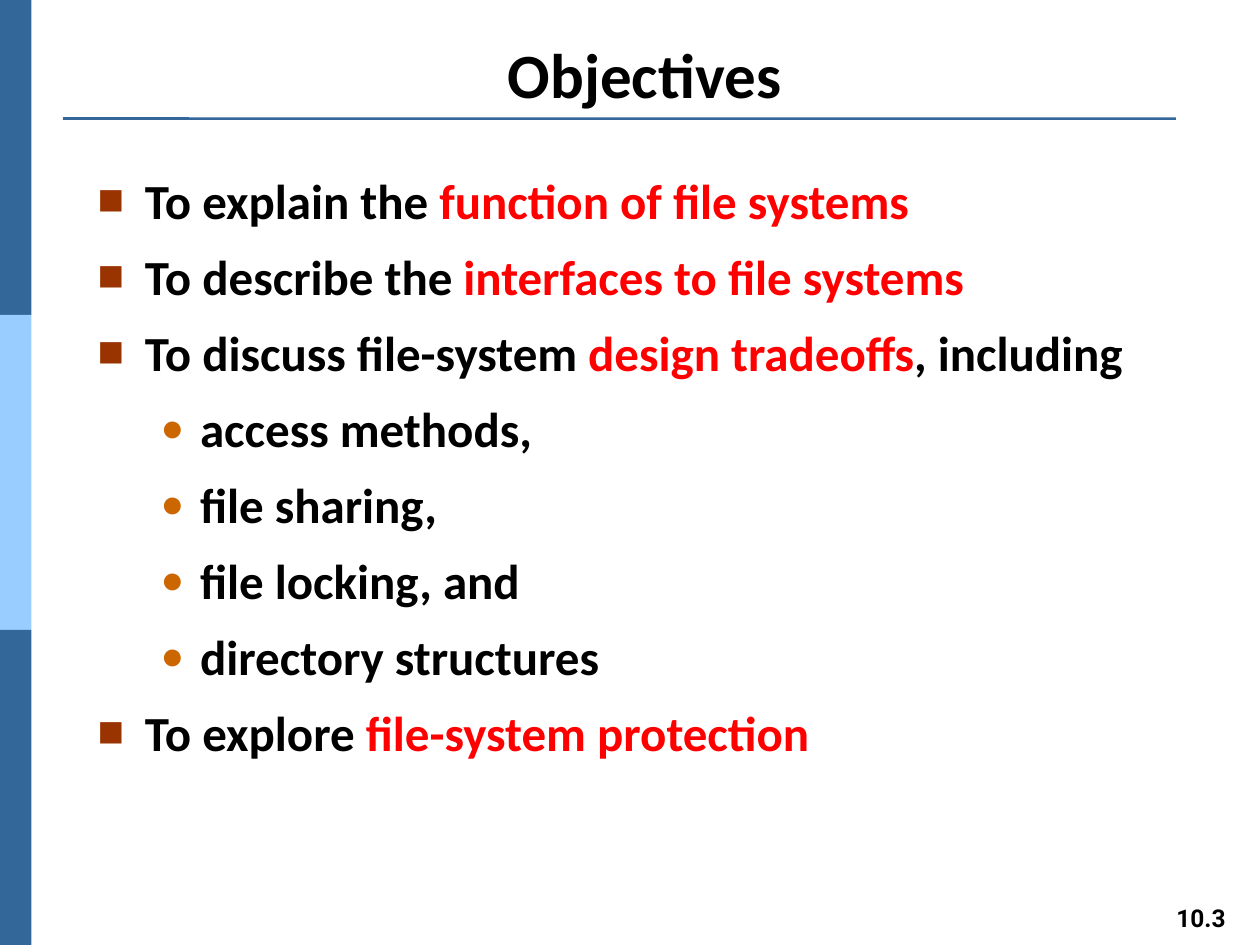
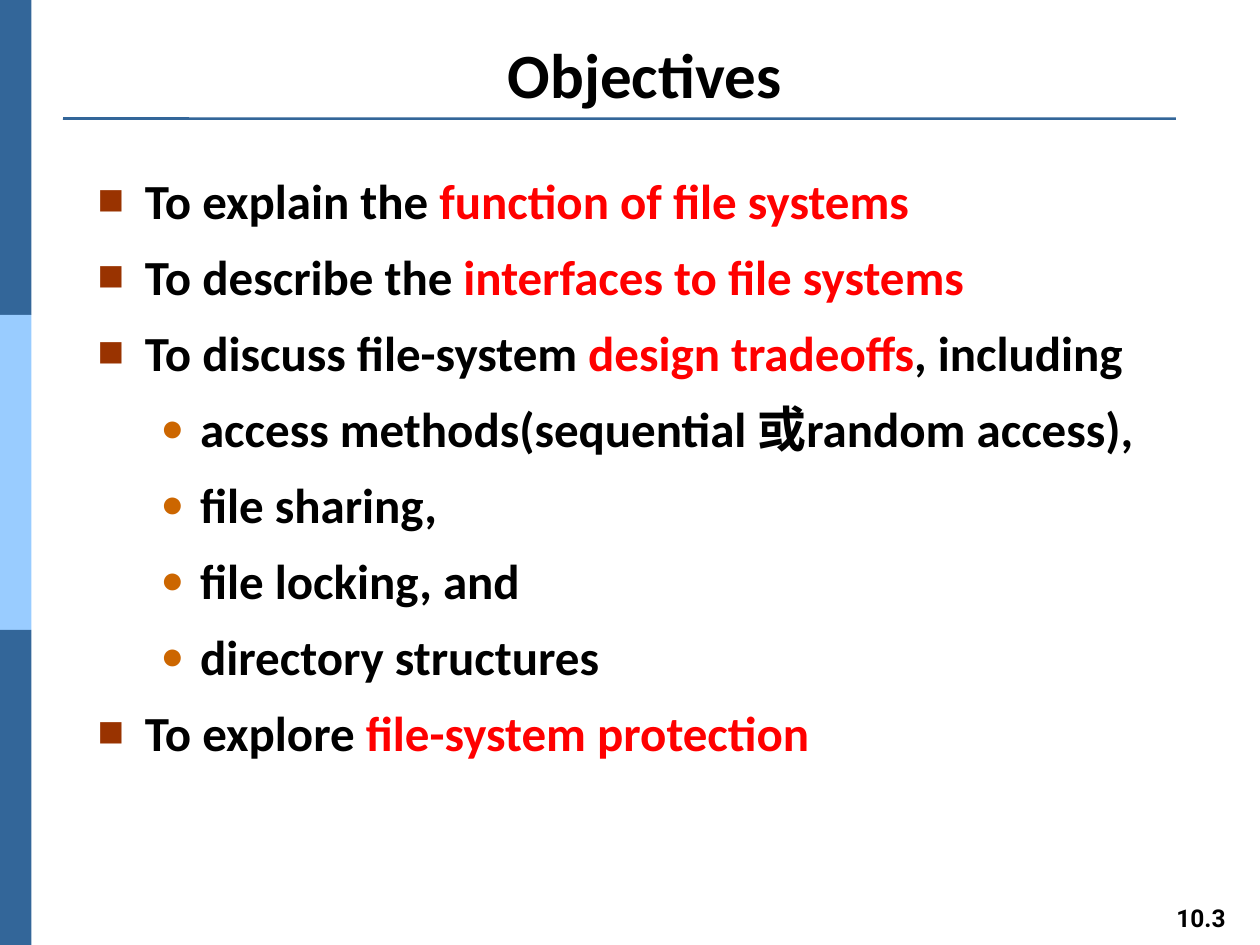
Before and after one commit to Yang09701194/OS_Learning, a slide deck: slide 3 of ch10.pptx. Drawn at 1260x945 pixels with LibreOffice and Linux fonts; fonts in the diff are those of the drawing. Boxes give left, top, right and bottom in pixels: in the first picture for what was removed or moved away, otherwise in the second. Text is boxed around its words. In the diff, an @@ line names an element or a change of style, - is before the commit and + after.

```diff
--- a/ch10.pptx
+++ b/ch10.pptx
@@ text at box(200, 405, 1134, 455): text changed @@
-  ● access methods,
+  ● access methods(sequential 或random access),
```
Also in this commit, not shown: 10 other slides changed.
